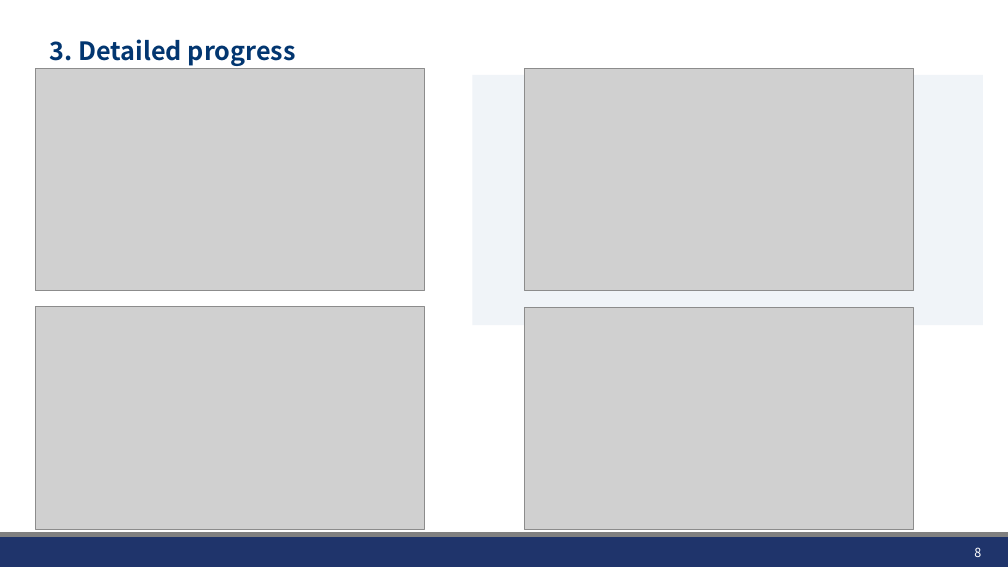
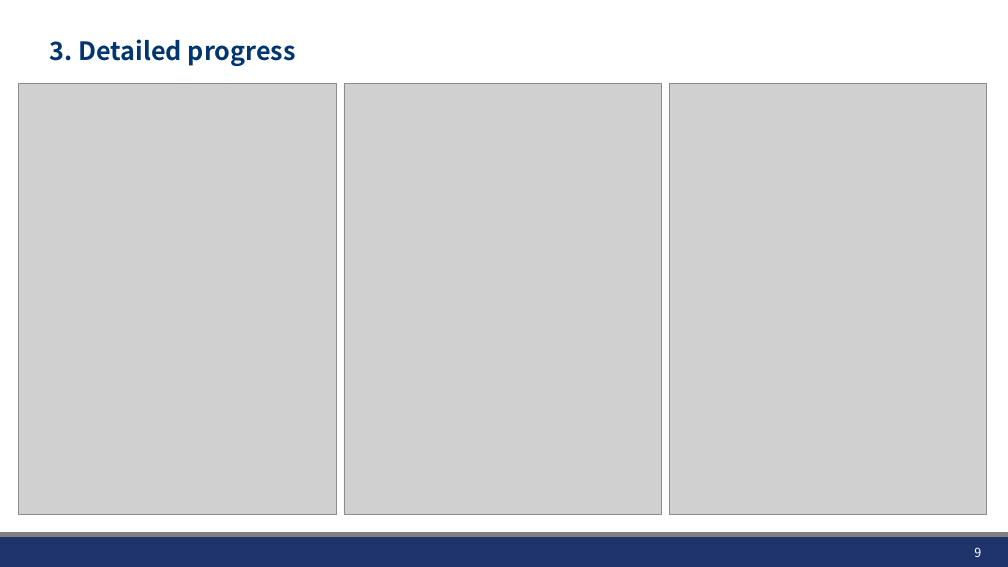
Before and after one commit to JHWannabe/2026-1_Study, a slide deck: slide 9 of 연구자료/260612_AEC_preprocessing.pptx (slide 8 before the commit). Drawn at 1008x567 pixels with LibreOffice and Linux fonts; fonts in the diff are those of the drawing; grey boxes stand for pictures; background and template pictures are left out. Boxes give left, top, right and bottom in pixels: in the first picture for what was removed or moved away, otherwise in the second. Text is boxed around its words. In the diff, an @@ line names an element or a change of style, - is before the commit and + after.

```diff
--- a/연구자료/260612_AEC_preprocessing.pptx
+++ b/연구자료/260612_AEC_preprocessing.pptx
@@ picture added at <box>19,83,337,514</box> @@
@@ picture removed at <box>35,69,425,291</box> @@
@@ picture added at <box>344,83,662,514</box> @@
@@ rectangle removed at <box>473,75,983,325</box> @@
@@ picture removed at <box>524,69,914,291</box> @@
@@ picture added at <box>669,83,987,514</box> @@
@@ picture removed at <box>35,307,425,529</box> @@
@@ picture removed at <box>524,308,914,530</box> @@
@@ page number at <box>974,547,981,557</box>: text changed @@
-8
+9
```
Also in this commit, not shown: 6 other slides changed, 14 slides added, 7 slides removed.
